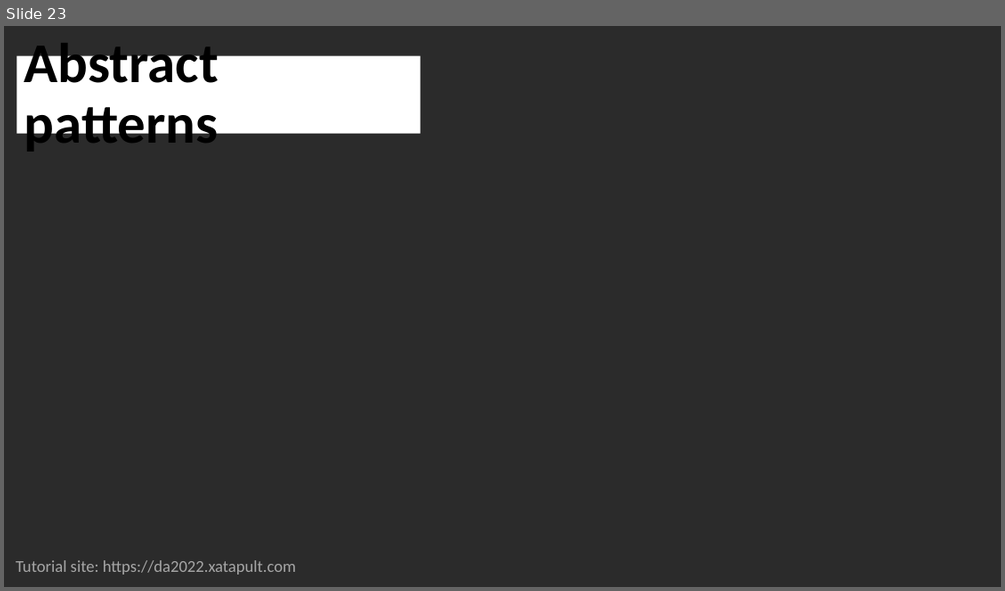
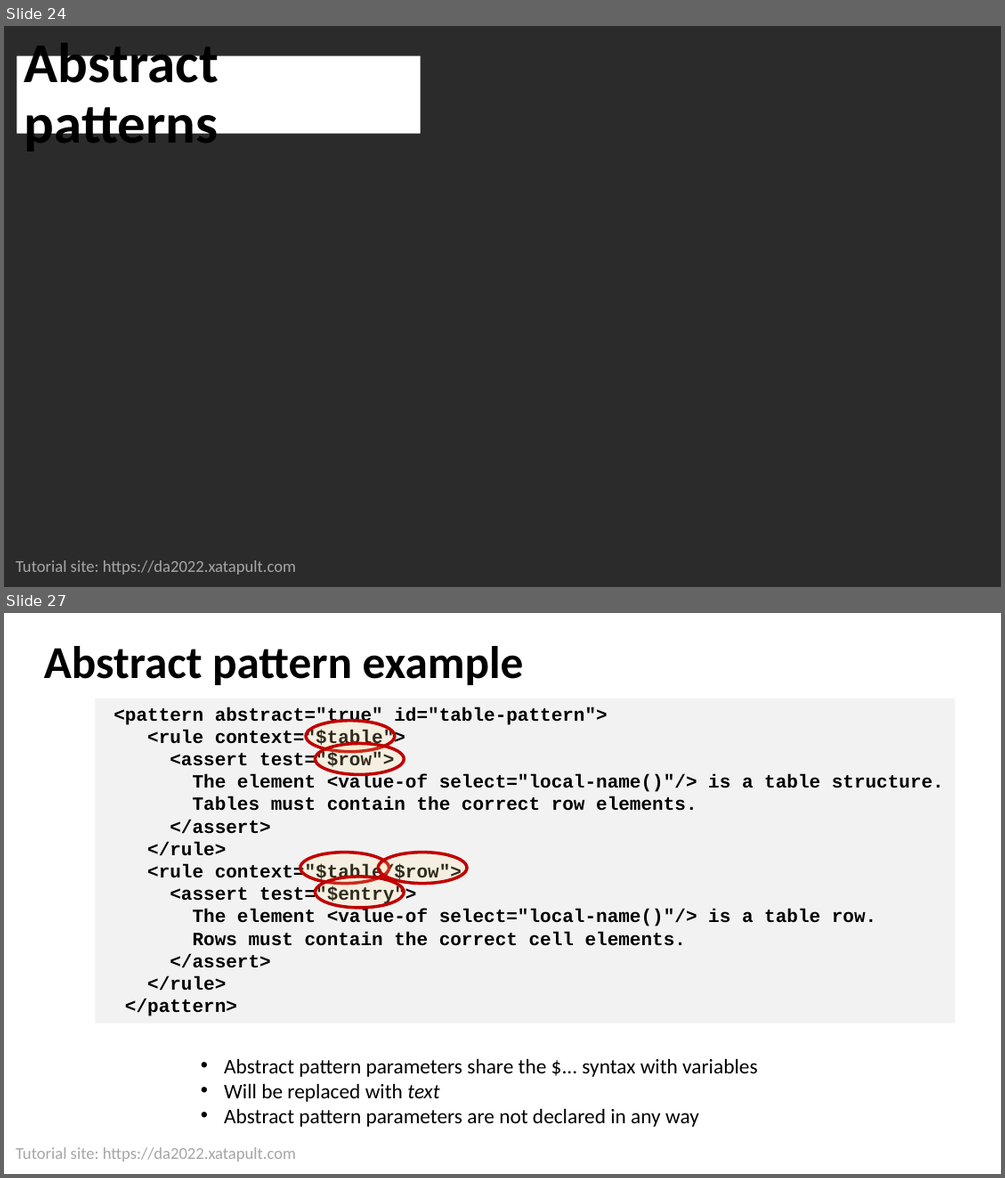
Before and after one commit to xatapult/da-2022-schematron, a slide deck: presentation/Schematron Tutorial DA 2022.pptx. Shown one above the other, each under a label of ours: slide 23 before the commit, slides 24 and 27 after it; the slides between them are not shown. The pictures are 1005x591 and 1005x1178 pixels, drawn with LibreOffice and Linux fonts; fonts in the diff are those of the drawing; background and template pictures are left out; a plain dark background stands for a picture behind light text. Boxes give left, top, right and bottom in pixels: in the first picture for what was removed or moved away, otherwise in the second. Text is boxed around its words. In the diff, an @@ line names an element or a change of style, - is before the commit and + after.

```diff
--- a/presentation/Schematron Tutorial DA 2022.pptx
+++ b/presentation/Schematron Tutorial DA 2022.pptx
@@ slide 27 added at bbox=[4, 613, 1001, 1174], background #FFFFFF; not listed: 1 template element that a slide beside it also shows @@
@@ title added at bbox=[44, 646, 524, 685], 44 pt, text #000000, bold @@
+Abstract pattern example
@@ rectangle added at bbox=[96, 698, 955, 1022], fill #F2F2F2, 18 pt, text #000000, bold @@
+<pattern abstract="true" id="table-pattern">
+<rule context="$table">
+<assert test="$row">
+The element <value-of select="local-name()"/> is a table structure.
+Tables must contain the correct row elements.
+</assert>
+</rule>
+<rule context="$table/$row">
+<assert test="$entry">
+The element <value-of select="local-name()"/> is a table row.
+Rows must contain the correct cell elements.
+</assert>
+</rule>
+</pattern>
@@ ellipse added at bbox=[306, 721, 395, 752], fill #FFE699 at 19% opacity, outline #C00000 3 pt @@
@@ ellipse added at bbox=[316, 743, 404, 774], fill #FFE699 at 19% opacity, outline #C00000 3 pt @@
@@ ellipse added at bbox=[300, 852, 389, 884], fill #FFE699 at 19% opacity, outline #C00000 3 pt @@
@@ ellipse added at bbox=[378, 852, 467, 884], fill #FFE699 at 19% opacity, outline #C00000 3 pt @@
@@ ellipse added at bbox=[316, 876, 404, 908], fill #FFE699 at 19% opacity, outline #C00000 3 pt @@
@@ text added at bbox=[224, 1058, 757, 1127], 20 pt, text #000000 @@
+• Abstract pattern parameters share the $... syntax with variables
+• Will be replaced with text
+• Abstract pattern parameters are not declared in any way
@@ what was slide 23 is now slide 24 @@
```
Also in this commit, not shown: 6 slides changed, 4 other slides added, 22 other files.
